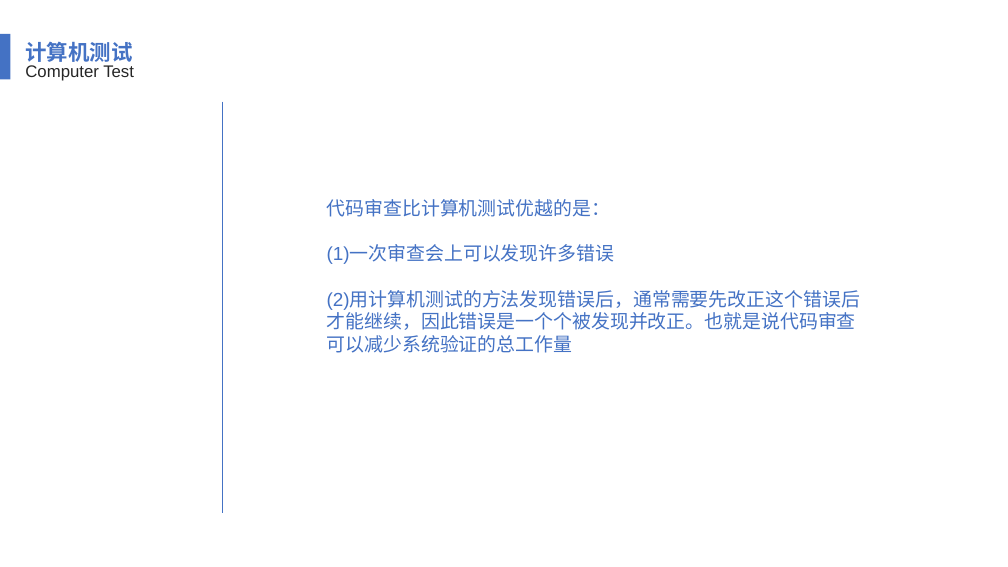
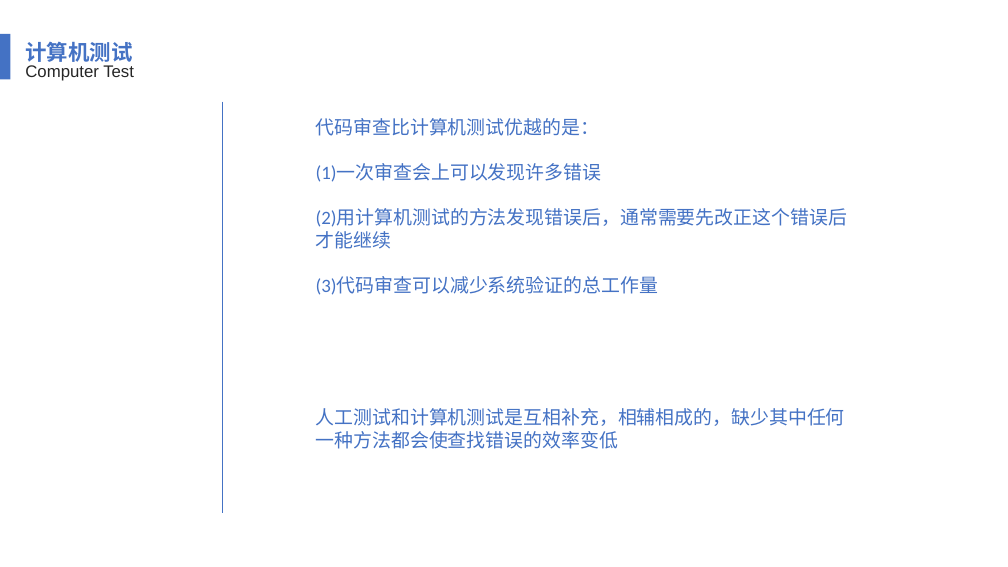
Before and after one commit to SE2018-G11/Chat-helper, a slide deck: slide 21 of 翻转课堂1.pptx (slide 31 before the commit). Drawn at 1008x567 pixels with LibreOffice and Linux fonts; fonts in the diff are those of the drawing. Boxes give left, top, right and bottom in pixels: in the first picture for what was removed or moved away, otherwise in the second. Text is boxed around its words. In the diff, an @@ line names an element or a change of style, - is before the commit and + after.

```diff
--- a/翻转课堂1.pptx
+++ b/翻转课堂1.pptx
@@ text "代码审查比计算机测试优越的是：": place and size @@
-text "代码审查比计算机测试优越的是：" at [327,199,860,353]
+text "代码审查比计算机测试优越的是：" at [316,118,847,295]
@@ text at [316,118,847,227]: font Arial to Calibri in "代码审查比计算机测试优越的是：", "(1)一次审查会上可以发现许多错误", "(2)用计算机测试的方法发现错误后，通常需要先改正这个错误后" @@
@@ text at [316,231,658,295]: text changed; font Arial to Calibri @@
-才能继续，因此错误是一个个被发现并改正。也就是说代码审查可以减少系统验证的总工作量
+才能继续
+(3)代码审查可以减少系统验证的总工作量
@@ text added at [316,408,845,449], 18 pt, text #4472C4 @@
+人工测试和计算机测试是互相补充，相辅相成的，缺少其中任何一种方法都会使查找错误的效率变低
```
Also in this commit, not shown: 14 other slides changed, 14 slides removed.
